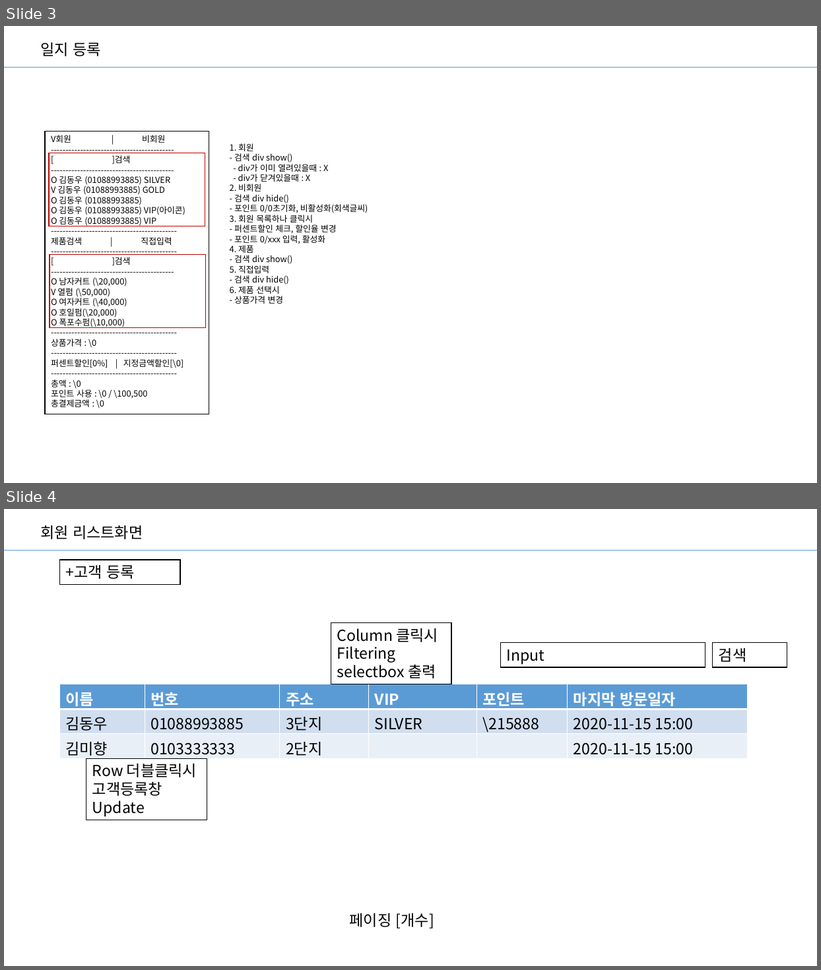
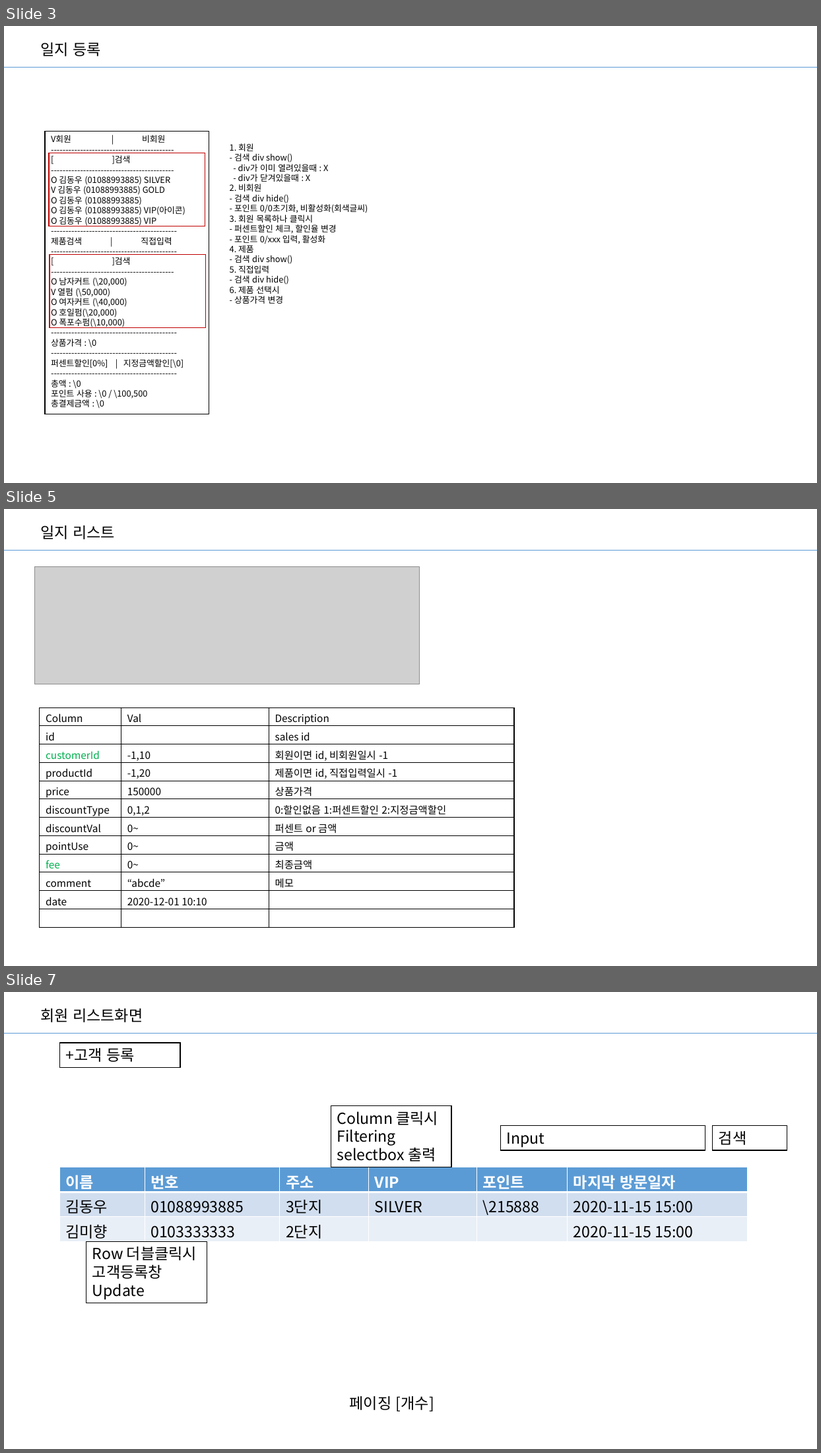
Before and after one commit to kimdongwoowoo/aura-hair, a slide deck: Aura UX.pptx. Shown one above the other, each under a label of ours: slides 3 and 4 before the commit, slides 3, 5 and 7 after it; the slides between them are not shown. The pictures are 821x970 and 821x1453 pixels, drawn with LibreOffice and Linux fonts; fonts in the diff are those of the drawing; grey boxes stand for pictures. Boxes give left, top, right and bottom in pixels: in the first picture for what was removed or moved away, otherwise in the second. Text is boxed around its words. In the diff, an @@ line names an element or a change of style, - is before the commit and + after.

```diff
--- a/Aura UX.pptx
+++ b/Aura UX.pptx
@@ slide 5 added at [4,509,817,966], background #FFFFFF @@
@@ text added at [40,525,115,539], 18 pt, text #000000 @@
+일지 리스트
@@ line added from (4, 550) to (817, 550), #5B9BD5 0.5 pt @@
@@ picture added at [34,567,419,685] @@
@@ table added at [40,708,514,927], 12 rows, 3 columns @@
+Column | Val | Description
+id |  | sales id
+customerId | -1,10 | 회원이면 id, 비회원일시 -1
+productId | -1,20 | 제품이면 id, 직접입력일시 -1
+price | 150000 | 상품가격
+discountType | 0,1,2 | 0:할인없음 1:퍼센트할인 2:지정금액할인
+discountVal | 0~ | 퍼센트 or 금액
+pointUse | 0~ | 금액
+fee | 0~ | 최종금액
+comment | “abcde” | 메모
+date | 2020-12-01 10:10 | 
+ |  | 
@@ what was slide 4 is now slide 7 @@
```
Also in this commit, not shown: 2 slides changed, 3 other slides added, 5 other files.
